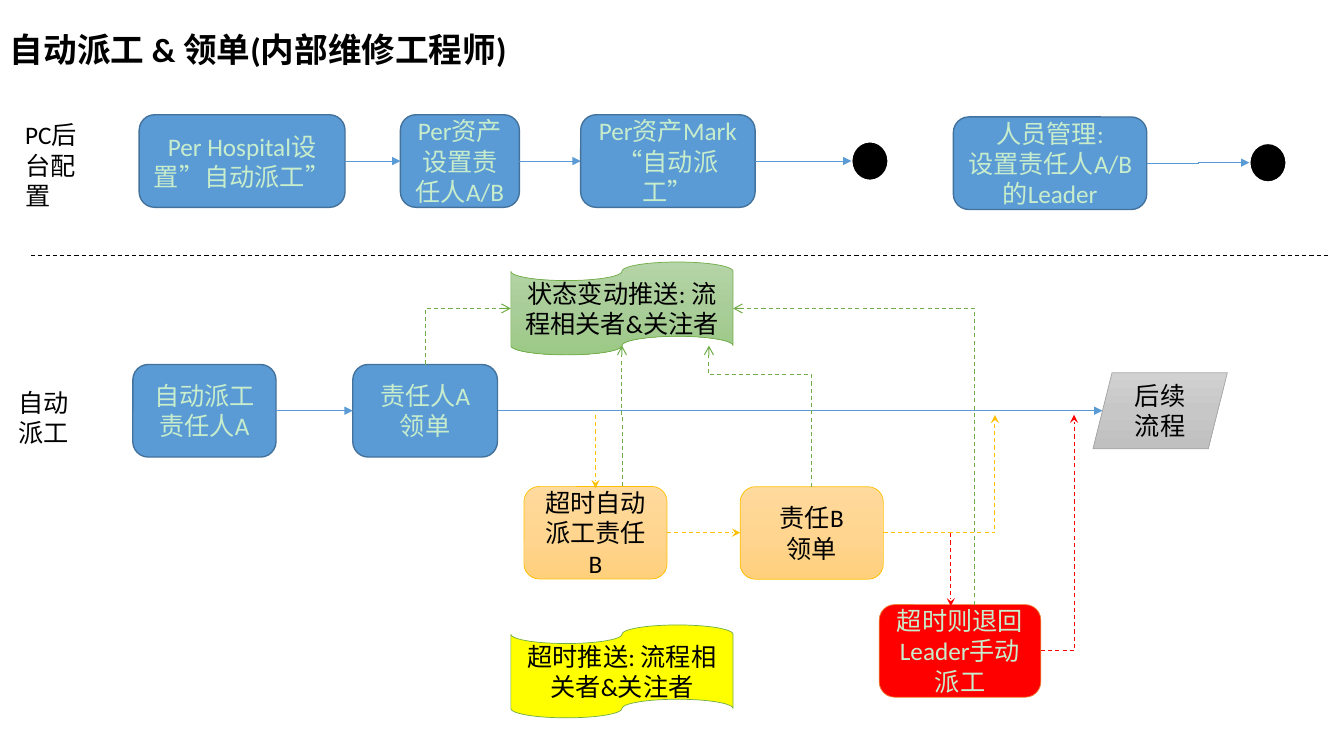
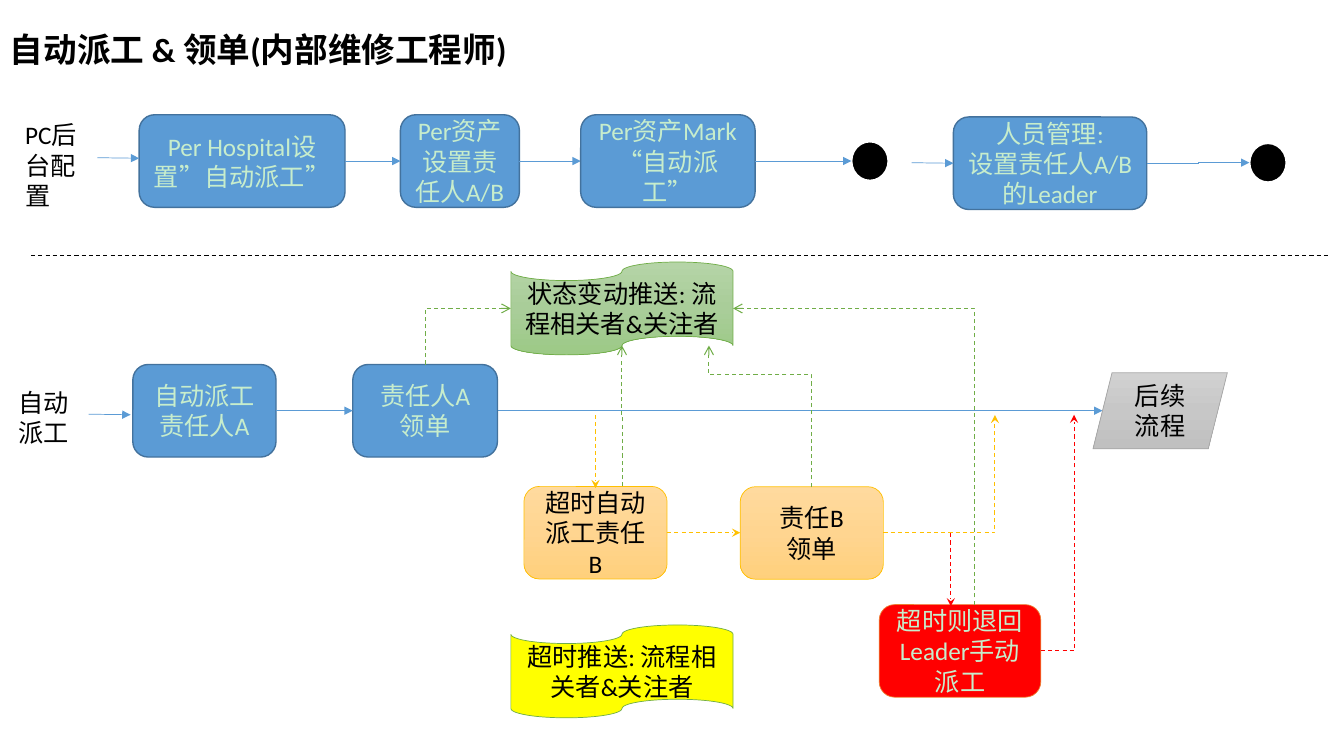
Before and after one commit to devhotmail/APMHome, a slide deck: slide 6 of Document/APM_bizflow.pptx (slide 5 before the commit). Drawn at 1344x756 pixels with LibreOffice and Linux fonts; fonts in the diff are those of the drawing. Boxes give left, top, right and bottom in pixels: in the first picture for what was removed or moved away, otherwise in the second. Text is boxed around its words. In the diff, an @@ line names an element or a change of style, - is before the commit and + after.

```diff
--- a/Document/APM_bizflow.pptx
+++ b/Document/APM_bizflow.pptx
@@ arrow added from (98, 157) to (139, 158), #5B9BD5 0.5 pt @@
@@ arrow added from (911, 162) to (954, 163), #5B9BD5 0.5 pt @@
@@ arrow added from (89, 414) to (131, 414), #5B9BD5 0.5 pt @@
```
Also in this commit, not shown: 4 other slides changed, 5 slides added, 1 other file.
